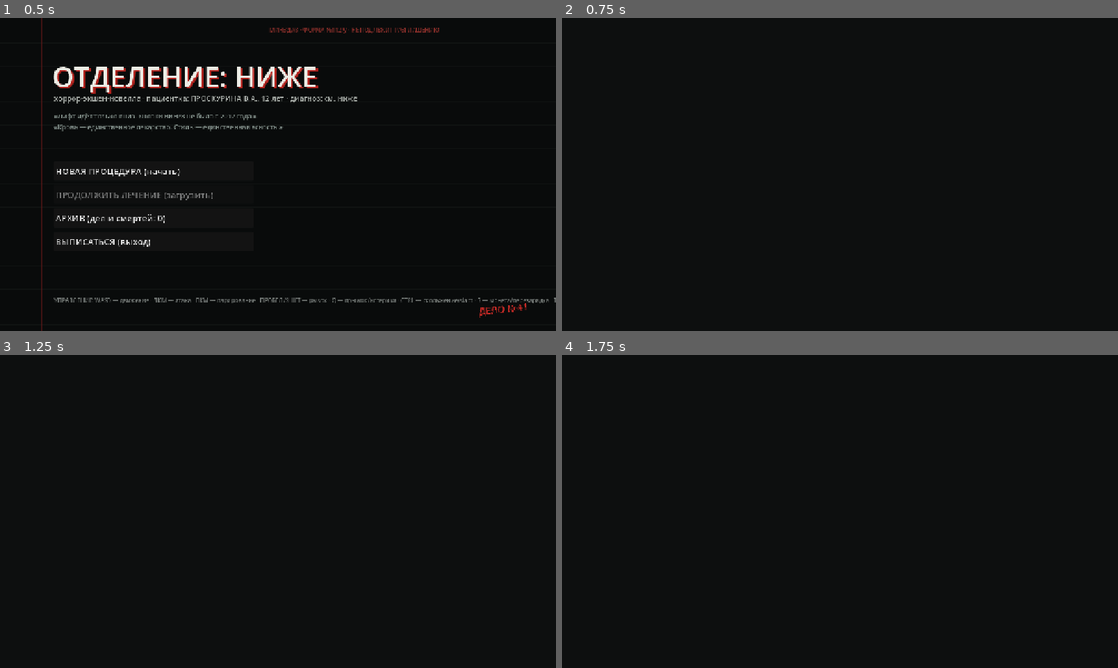
Above: before the commit, frames 1-4 (two rows, left to right).
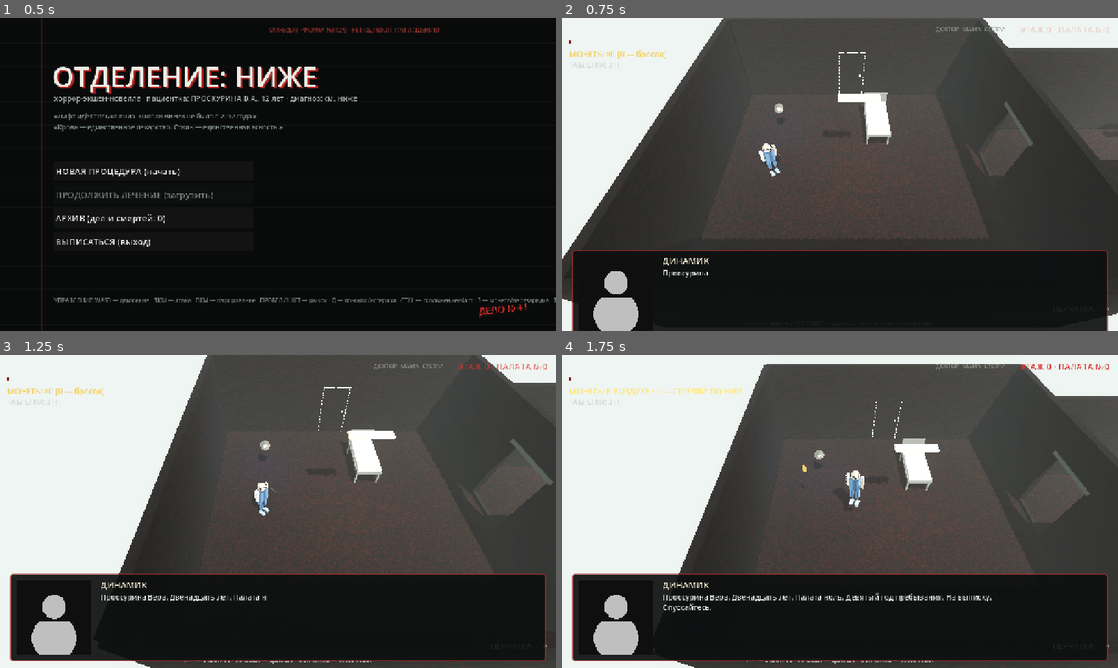
Above: after the commit, the same moments.

Repository: zxcwmd/eh-player
Game: Godot game, scene res://scenes/main.tscn
Same seed, same stepped clock (60 frames per second), same inputs: the game is played once before the commit and once after it.
Inputs (mouse positions are in pixels of both pictures, inside the frame that each line leads up to):
- Up to frame 1 (0.5 s): no input
- Up to frame 2 (0.75 s): click "НОВАЯ ПРОЦЕДУРА (начать)" at 0.5 s
- Up to frame 3 (1.25 s): no input
- Up to frame 4 (1.75 s): tap Enter at 1.25 s; move the mouse to (962, 495) at 1.27 s; hold D (move_right) from 1.28 s (still down); hold R (coin) from 1.28 s (still down); tap Q (jump) at 1.52 s

Frame 1 is identical in both runs. In frame 2, 77% of the frame differs, in the area x 0-100%, y 0-100%; in frame 3, 75%; in frame 4, 76%.
Error before the commit: Parse Error: Too many arguments for "take_hit()" call. Expected at most 5 but received 6. (res://scripts/enemies/enemy.gd:109)

Commit message:
фикс раунда 3: take_hit 6->5 аргументов, infer y:int, show/hide->open_box/close_box, поллинг монет вместо статического сигнала
Co-authored-by: arena-agent <297053741+arena-agent@users.noreply.github.com>

Diff:
--- a/scripts/enemies/enemy.gd
+++ b/scripts/enemies/enemy.gd
@@ -106,7 +106,7 @@
 		ai = AI.FLEE
 	if burn_time > 0.0:
 		burn_time -= delta
-		take_hit(burn_dps * delta, Vector3.ZERO, global_position, true, false, false)
+		take_hit(burn_dps * delta, Vector3.ZERO, global_position, true, false)
 		if burn_time <= 0.0 and randf() < 0.3:
 			Audio.play("hit_light", -16.0, 0.7)
 	if _hit_flash > 0.0:
--- a/scripts/factories/room_factory.gd
+++ b/scripts/factories/room_factory.gd
@@ -523,7 +523,7 @@
 		img.set_pixel(30, 70 - i, pencil)
 		img.set_pixel(98, 70 - i, pencil)
 	for i in 40:
-		var y := 30 + abs(i - 20)
+		var y: int = 30 + abs(i - 20)
 		img.set_pixel(30 + i + 14, clampi(y, 20, 40), Color(0.6, 0.2, 0.2))
 	# солнце
 	for a in 64:
--- a/scripts/ui/dialogue_box.gd
+++ b/scripts/ui/dialogue_box.gd
@@ -36,10 +36,10 @@
 func _ready() -> void:
 	layer = 11
 	_build()
-	Dialogue.dialogue_started.connect(func(_id: String) -> void: show())
+	Dialogue.dialogue_started.connect(func(_id: String) -> void: open_box())
 	Dialogue.node_entered.connect(_on_node)
 	Dialogue.choices_offered.connect(_on_choices_offered)
-	Dialogue.dialogue_ended.connect(func(_id: String) -> void: hide())
+	Dialogue.dialogue_ended.connect(func(_id: String) -> void: close_box())
 	Dialogue.voice_set.connect(_on_voice_set)
 	Dialogue.choice_made.connect(_on_choice_made)
 	Dialogue.timed_out.connect(_on_timed_out)
@@ -145,7 +145,7 @@
 
 func _on_node(node: Dictionary) -> void:
 	if not visible:
-		show()
+		open_box()
 	name_label.text = str(node.get("speaker", ""))
 	text_label.text = ""
 	var speaker := str(node.get("speaker", ""))
@@ -227,7 +227,7 @@
 	return get_viewport().get_visible_rect().size.y - BOX_H - 16.0
 
 
-func show() -> void:
+func open_box() -> void:
 	visible = true
 	panel.offset_top = _hidden_y()
 	var tw := panel.create_tween()
@@ -235,7 +235,7 @@
 	tw.parallel().tween_property(panel, "offset_bottom", _shown_y() + BOX_H, 0.18)
 
 
-func hide() -> void:
+func close_box() -> void:
 	var tw := panel.create_tween()
 	tw.tween_property(panel, "offset_top", _hidden_y(), 0.16)
 	tw.parallel().tween_property(panel, "offset_bottom", _hidden_y() + BOX_H, 0.16)
--- a/scripts/ui/hud.gd
+++ b/scripts/ui/hud.gd
@@ -23,6 +23,7 @@
 var death_label: Label
 var hint_label: Label
 var _stamps: Array[Label] = []
+var _coin_shown: int = -1
 var _style_score: float = 0.0
 var _death_timer: Timer
 
@@ -34,7 +35,6 @@
 	Style.rank_changed.connect(_on_rank_changed)
 	Style.score_changed.connect(_on_score_changed)
 	Blood.thirst_warning.connect(_on_thirst)
-	Coin.combo_changed.connect(_on_coin_combo)
 	Dialogue.dialogue_started.connect(func(_id: String) -> void: hint_label.text = "1–4 — ответить · ПРОБЕЛ — дальше · молчание — тоже ответ")
 	Dialogue.dialogue_ended.connect(func(_id: String) -> void: hint_label.text = "")
 	GameState.floor_changed.connect(_on_floor_changed)
@@ -54,6 +54,17 @@
 			if (n as Node3D).global_position.distance_to(p.global_position) < 2.6:
 				prompt_label.text = str(n.get_meta("prompt", "[E]"))
 				break
+	# монеты в воздухе: сигнал инстанса недоступен через class_name — читаем счётчик
+	var cc := Coin.current_combo
+	if cc != _coin_shown:
+		_coin_shown = cc
+		if cc > 0:
+			coins_label.text = "МОНЕТЫ В ВОЗДУХЕ ×%d — СТРЕЛЯЙ ПО НИМ" % cc
+			coins_label.add_theme_color_override("font_color", Color(1.0, 0.9, 0.5))
+		else:
+			coins_label.text = "МОНЕТЫ ×0 [R — бросок]"
+			coins_label.add_theme_color_override("font_color", Color(0.95, 0.82, 0.4))
+
 	# шкала стиля
 	rank_bar.scale.x = clampf(_style_score / 4200.0, 0.02, 1.0)
 	if Style.hallucinating():
@@ -224,15 +235,6 @@
 	_style_score = score
 
 
-func _on_coin_combo(count: int) -> void:
-	if count > 0:
-		coins_label.text = "МОНЕТЫ В ВОЗДУХЕ ×%d — СТРЕЛЯЙ ПО НИМ" % count
-		coins_label.add_theme_color_override("font_color", Color(1.0, 0.9, 0.5))
-	else:
-		coins_label.text = "МОНЕТЫ ×0 [R — бросок]"
-		coins_label.add_theme_color_override("font_color", Color(0.95, 0.82, 0.4))
-
-
 # ============================================================ СОБЫТИЯ
 
 func _on_thirst() -> void:
